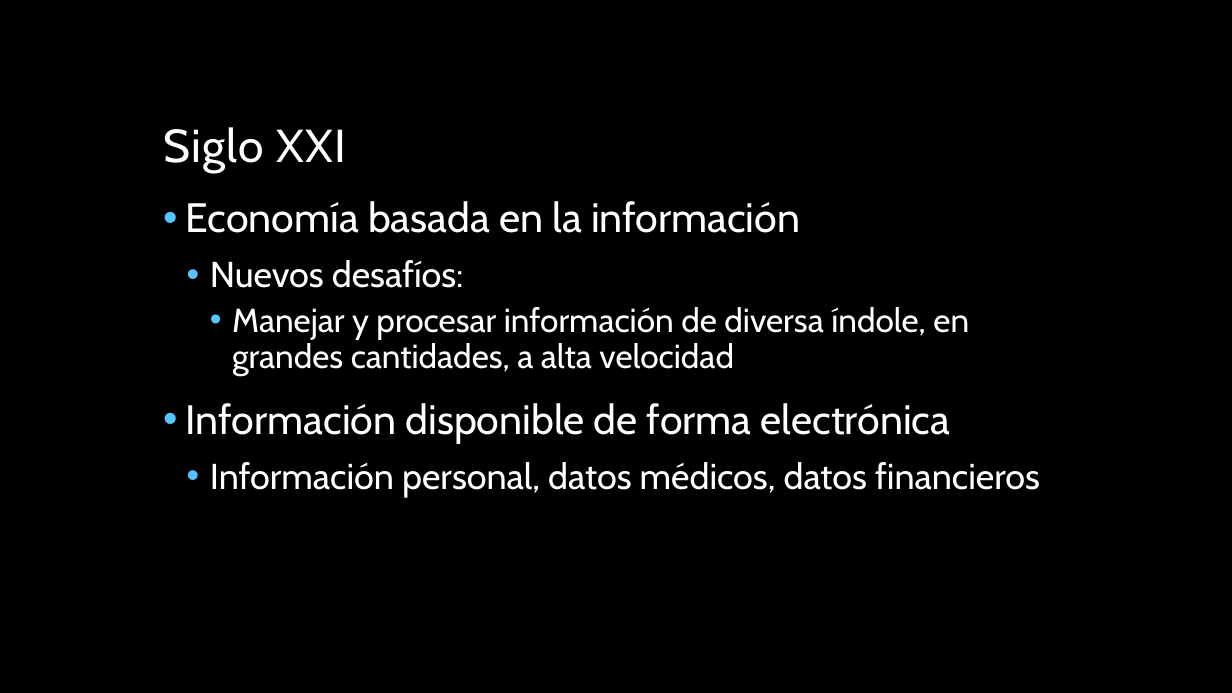
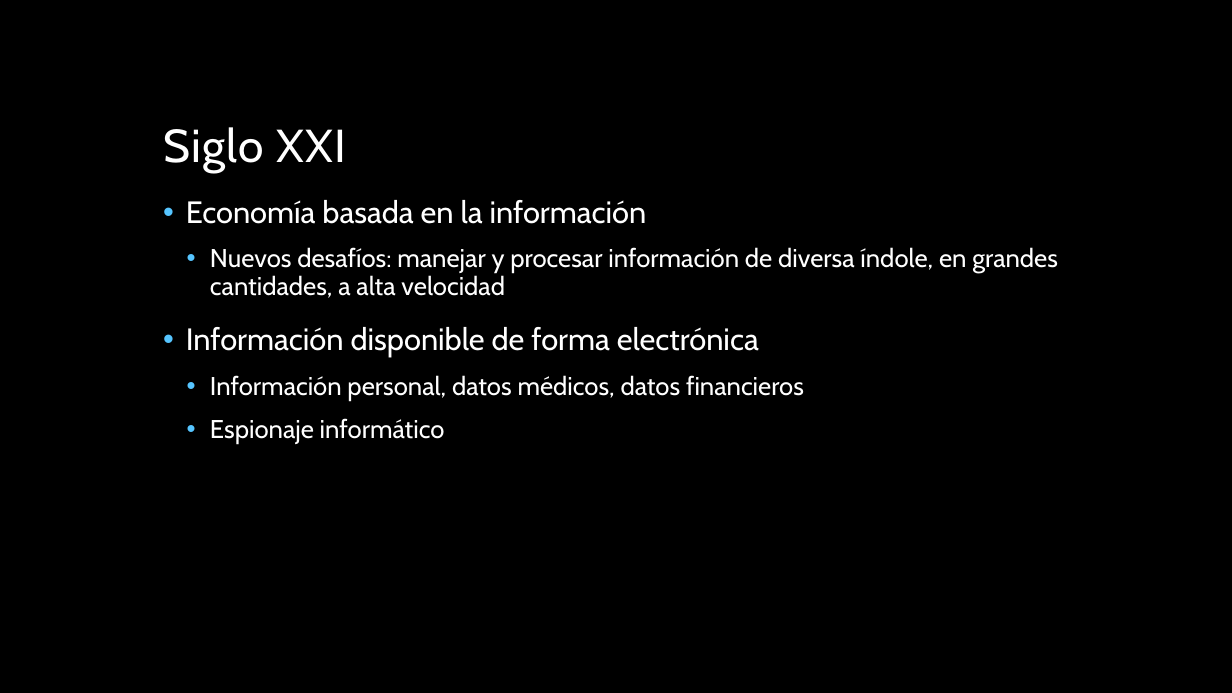
Before and after one commit to miparnisari/implantaciondesistemas, a slide deck: slide 5 of Presentacion/Fuga de Información en los Siglos XIX y.pptx. Drawn at 1232x693 pixels with LibreOffice and Linux fonts; fonts in the diff are those of the drawing; background and template pictures are left out. Boxes give left, top, right and bottom in pixels: in the first picture for what was removed or moved away, otherwise in the second. Text is boxed around its words. In the diff, an @@ line names an element or a change of style, - is before the commit and + after.

```diff
--- a/Presentacion/Fuga de Información en los Siglos XIX y.pptx
+++ b/Presentacion/Fuga de Información en los Siglos XIX y.pptx
@@ text at (x1=186, y1=200, x2=804, y2=400): size 32 to 24 pt in "Economía basada en la información", "Información disponible de forma electrónica"; size 28 to 20 pt in "Información personal, datos médicos, datos financieros" @@
@@ text at (x1=210, y1=247, x2=1058, y2=298): text changed; size 26 to 20 pt @@
-  • Nuevos desafíos:
-    • Manejar y procesar información de diversa índole, en grandes cantidades, a alta velocidad
+  • Nuevos desafíos: manejar y procesar información de diversa índole, en grandes cantidades, a alta velocidad
@@ text at (x1=210, y1=418, x2=445, y2=443): paragraph added @@
+  • Espionaje informático
```
Also in this commit, not shown: 4 other slides changed, 1 slide added, 1 other file.
